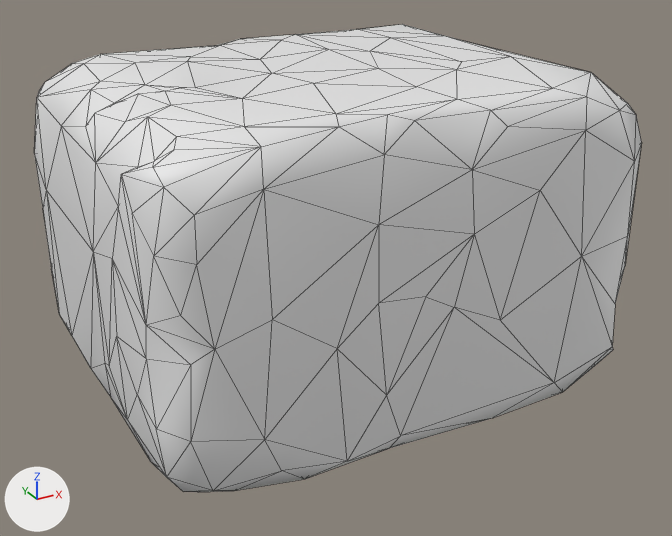
Two versions of the FBX model models/environment/easter_pillars/pillar_top_01a.fbx, one commit apart.
Rendered twice from a 50 mm lens placed at (-0.359, -0.677, 0.428), pointed at (0.002, -0.02, 0.1). Arrows for +X, +Y and +Z are at lower left; the lights stay in place. Mesh edges are drawn as thin lines. Objects named as collision shapes, trigger or cutter boxes, shadow casters or lower levels of detail are left out. Where no turn or scale is listed for an object, it has been applied to the vertices.

Objects in the first picture: 'pillar_top_01a_low'.
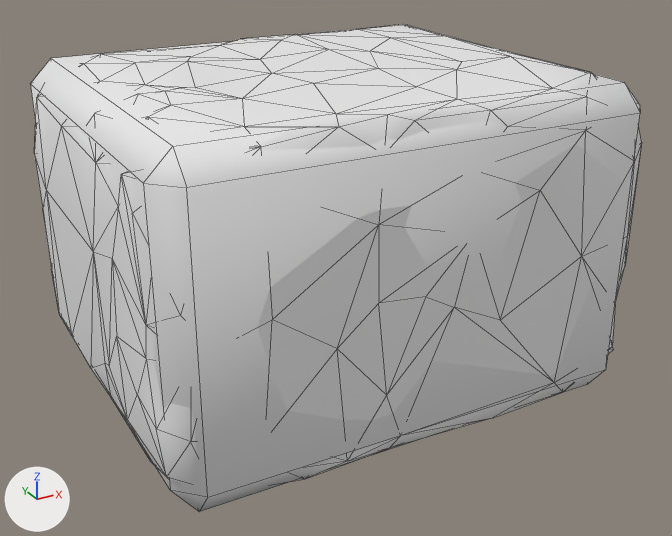
What differs and where, as boxes [x1, y1, x2, y2] in the pictures (672 x 536 px):
'pillar_top_01a_LOD1', added
    after: [31, 25, 640, 512]

What the commit changed:
Material 'easter_pillar' (mat_easter_pillar) is new.
Its base color is (0.8, 0.8, 0.8) (white #e7e7e7).
Its roughness is 0.9.
Mesh me_pillar_top_01a_lod1 is new.
It has 24 vertices, 26 faces and spans x -0.203..0.203, y -0.175..0.175, z 0.0..0.27.
It uses material mat_easter_pillar (its picture is missing).
Object 'pillar_top_01a_LOD1' (ob_pillar_top_01a_lod1) is new; it shows me_pillar_top_01a_lod1.
Its location is (0.0, 0.0, 0.0).
